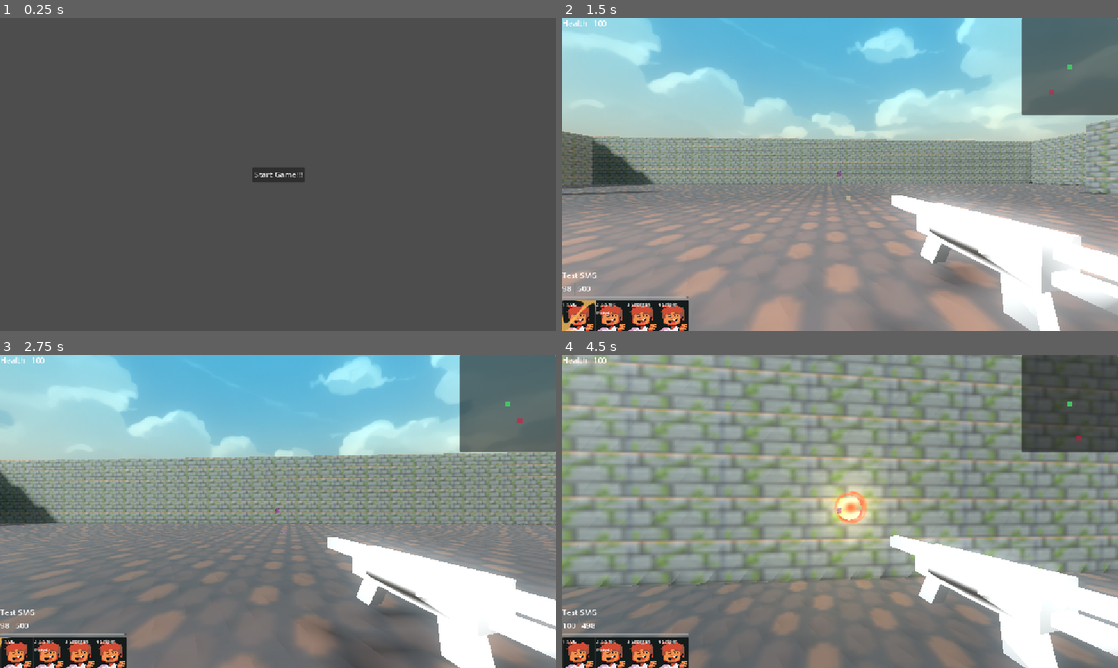
Above: before the commit, frames 1-4 (two rows, left to right).
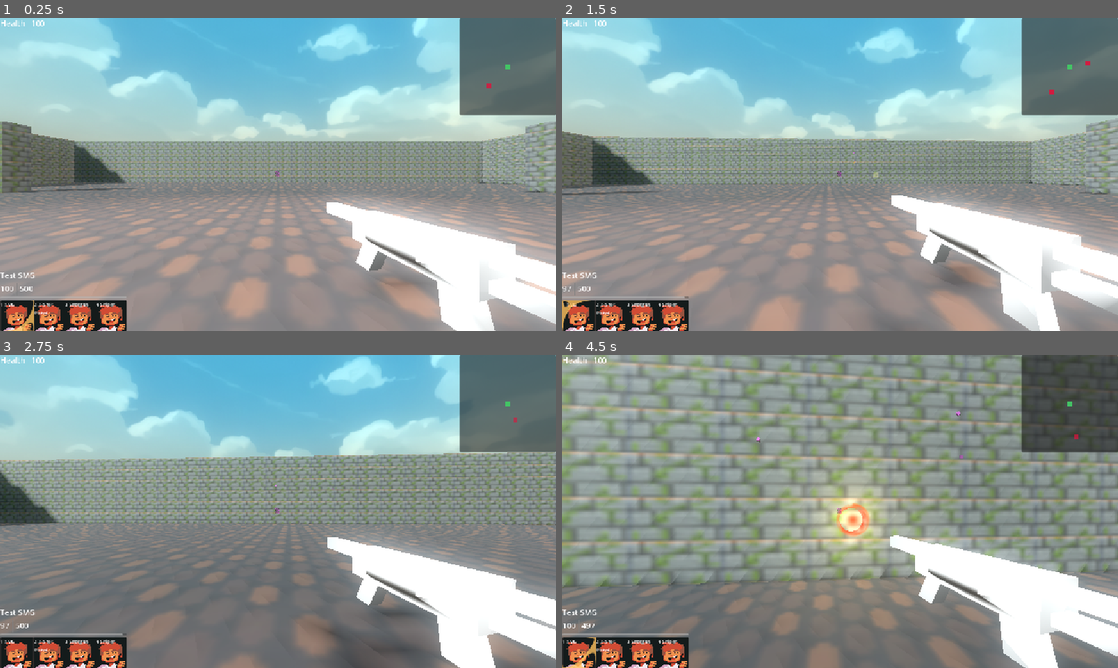
Above: after the commit, the same moments.

Repository: mabanana/FPS-Project-A
Game: Godot game, scene res://GameObjects/main_menu.tscn
Same seed, same stepped clock (60 frames per second), same inputs: the game is played once before the commit and once after it. Sound files missing from this copy of the repository are replaced by a short silence.
Inputs (mouse positions are in pixels of both pictures, inside the frame that each line leads up to):
- Up to frame 1 (0.25 s): no input
- Up to frame 2 (1.5 s): click (840, 174) at 0.5 s, where only the run before the commit has a clickable "Start Game!!!"; tap Enter at 1.25 s; move the mouse to (867, 174) at 1.27 s; hold Up (ui_up) from 1.28 s (still down); tap Shift at 1.35 s; click (867, 174) at 1.42 s
- Up to frame 3 (2.75 s): keep holding Up (ui_up); tap Space at 1.52, 2.27 s; move the mouse to (250, 511) at 2.02 s; tap Ctrl at 2.1 s
- Up to frame 4 (4.5 s): keep holding Up (ui_up); move the mouse to (851, 505) at 2.77 s; tap E at 2.85 s; move the mouse to (834, 517) at 3.52 s; tap R at 3.6 s; click (834, 517) at 3.67 s; tap Space at 3.77 s; move the mouse to (878, 514) at 4.27 s; tap F at 4.35 s

The runs differ from the first frame. In frame 1, 97% of the frame differs, in the area x 0-100%, y 0-100%; in frame 2, 0.3%; in frame 3, less than 0.1%; in frame 4, 1.0%.

Commit message:
Update main menu

Diff:
--- a/project/GameObjects/main_menu.gd
+++ b/project/GameObjects/main_menu.gd
@@ -8,6 +8,8 @@
 	start_button.pressed.connect(start_game)
 	Signals.event_input_pressed.connect(pause_game)
 	Signals.mouse_capture_toggled.connect(_on_mouse_capture_toggled)
+	if not OS.has_feature("web") and not Core.services.web_debug_mode:
+		start_game()
 
 func start_game():
 	scene = load("res://GameObjects/scene1.tscn").instantiate()
--- a/project/GameObjects/main_menu.tscn
+++ b/project/GameObjects/main_menu.tscn
@@ -3,6 +3,7 @@
 [ext_resource type="Script" uid="uid://c7j5lg6kk3ynx" path="res://GameObjects/main_menu.gd" id="1_x4sh2"]
 
 [node name="MainMenu" type="Node2D" node_paths=PackedStringArray("start_button")]
+process_mode = 3
 script = ExtResource("1_x4sh2")
 start_button = NodePath("CanvasLayer/Button")
 
